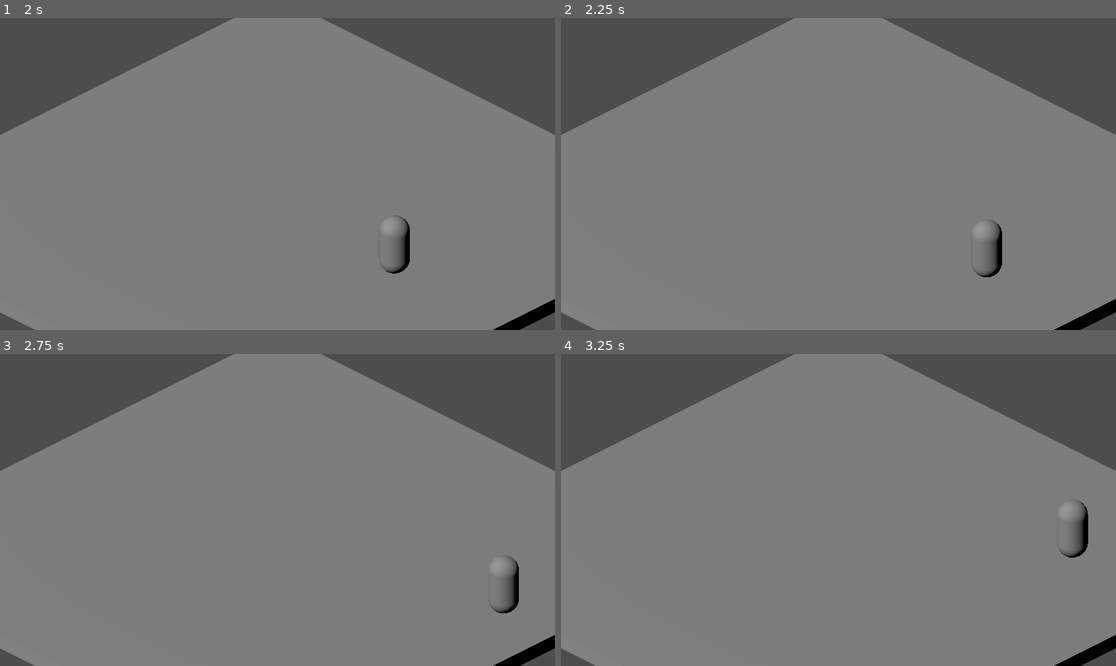
Above: before the commit, frames 1-4 (two rows, left to right).
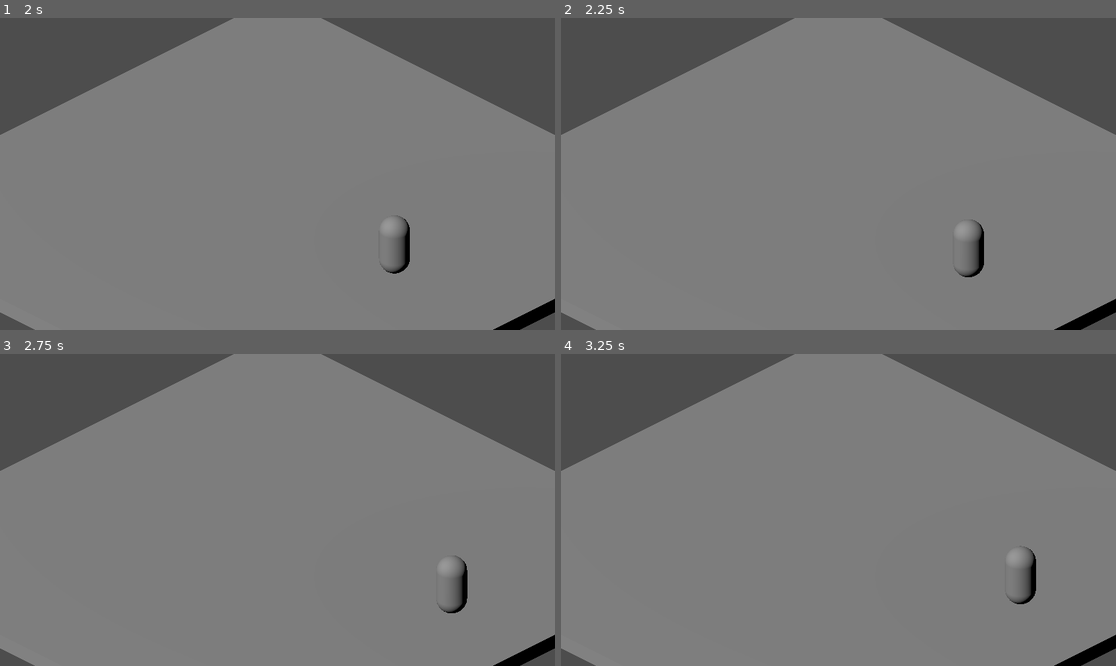
Above: after the commit, the same moments.

Repository: diodemusic/sonic-battle-2
Game: Godot game, scene res://stages/test_stage/test_stage.tscn
Two runs of this game, one before a commit and one after it. Both use one fixed random seed, a clock stepped at 60 frames per second and the inputs below.
Inputs:
- Up to frame 1 (2 s): hold D (move_right) 0.53-1.28 s; tap J (attack, bound only after the commit) at 0.6, 1.35 s; tap Space (jump) at 0.77, 1.52 s; hold S (move_down) from 1.28 s (still down)
- Up to frame 2 (2.25 s): release S (move_down) at 2.03 s; hold D (move_right) from 2.03 s (still down); tap J (attack, bound only after the commit) at 2.1 s
- Up to frame 3 (2.75 s): keep holding D (move_right)
- Up to frame 4 (3.25 s): release D (move_right) at 2.78 s; hold W (move_up) from 2.78 s (still down); tap J (attack, bound only after the commit) at 2.85 s; tap Space (jump) at 3.02 s

Frame 1 is identical in both runs. In frame 2, 0.8% of the frame differs, in the area x 70-80%, y 64-84%; in frame 3, 0.8%; in frame 4, 0.8%, in the area x 80-95%, y 46-81%.

Commit message:
Add attack state and input configuration for player character

Diff:
--- a/player/player.gd
+++ b/player/player.gd
@@ -3,12 +3,13 @@
 
 const SPEED = 5.0
 const JUMP_VELOCITY = 4.5
+const JAB_DURATION = 0.3
 
 @onready var camera := get_viewport().get_camera_3d()
 
-enum State {IDLE, MOVE, JUMP, FALL, LAND}
+enum State {IDLE, MOVE, JUMP, FALL, LAND, ATTACK}
 var state := State.IDLE
-
+var attack_timer := 0.0
 
 func _physics_process(delta: float) -> void:
 	if not is_on_floor():
@@ -31,6 +32,10 @@
 
 			if not is_on_floor():
 				state = State.FALL
+
+			if Input.is_action_just_pressed("attack") and is_on_floor():
+				attack_timer = JAB_DURATION
+				state = State.ATTACK
 		State.IDLE:
 			velocity.x = 0
 			velocity.z = 0
@@ -44,6 +49,10 @@
 
 			if not is_on_floor():
 				state = State.FALL
+
+			if Input.is_action_just_pressed("attack") and is_on_floor():
+				attack_timer = JAB_DURATION
+				state = State.ATTACK
 		State.JUMP:
 			velocity.x = direction.x * SPEED
 			velocity.z = direction.z * SPEED
@@ -60,5 +69,13 @@
 				state = State.MOVE
 			else:
 				state = State.IDLE
+		State.ATTACK:
+			velocity.x = 0
+			velocity.z = 0
+
+			attack_timer -= delta
+
+			if attack_timer <= 0:
+				state = State.IDLE
 
 	move_and_slide()
--- a/project.godot
+++ b/project.godot
@@ -42,6 +42,11 @@
 "events": [Object(InputEventKey,"resource_local_to_scene":false,"resource_name":"","device":-1,"window_id":0,"alt_press …(191 unchanged characters)…
 ]
 }
+attack={
+"deadzone": 0.2,
+"events": [Object(InputEventKey,"resource_local_to_scene":false,"resource_name":"","device":-1,"window_id":0,"alt_pressed":false,"shift_pressed":false,"ctrl_pressed":false,"meta_pressed":false,"pressed":false,"keycode":0,"physical_keycode":74,"key_label":0,"unicode":106,"location":0,"echo":false,"script":null)
+]
+}
 
 [physics]
 
